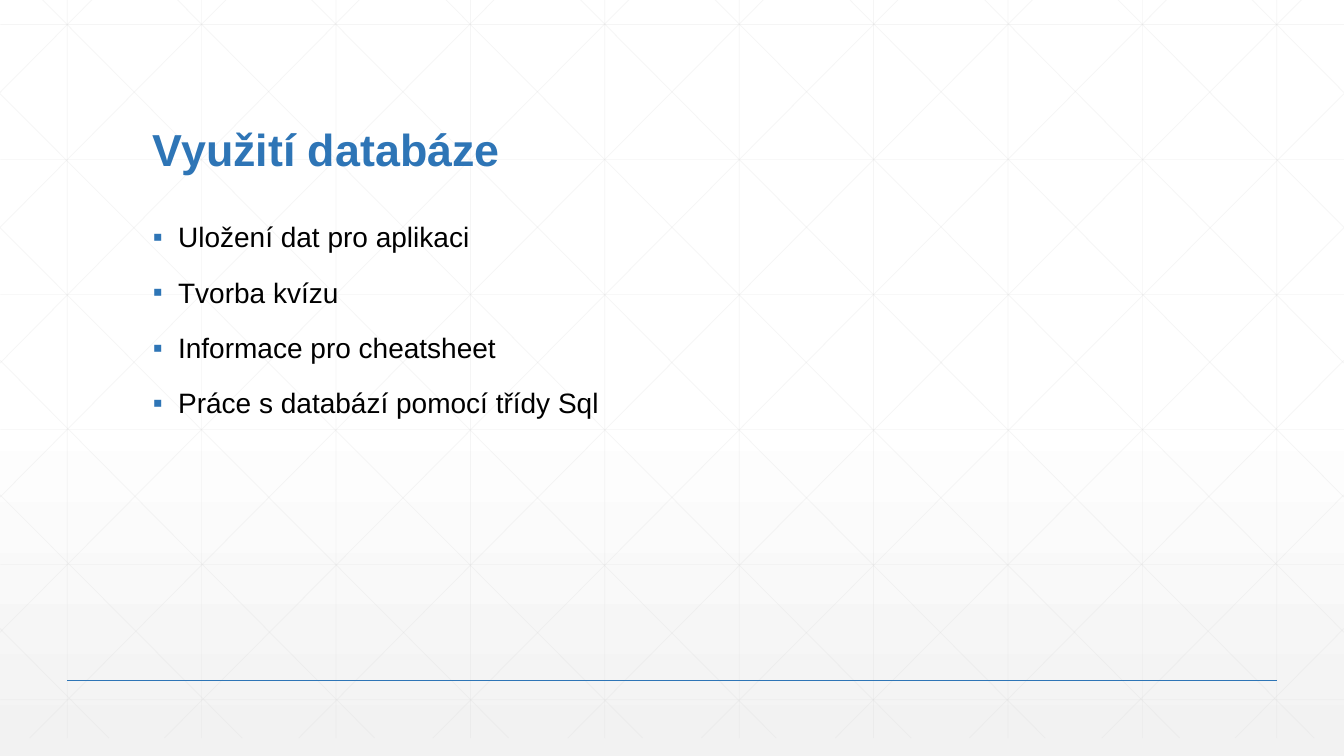
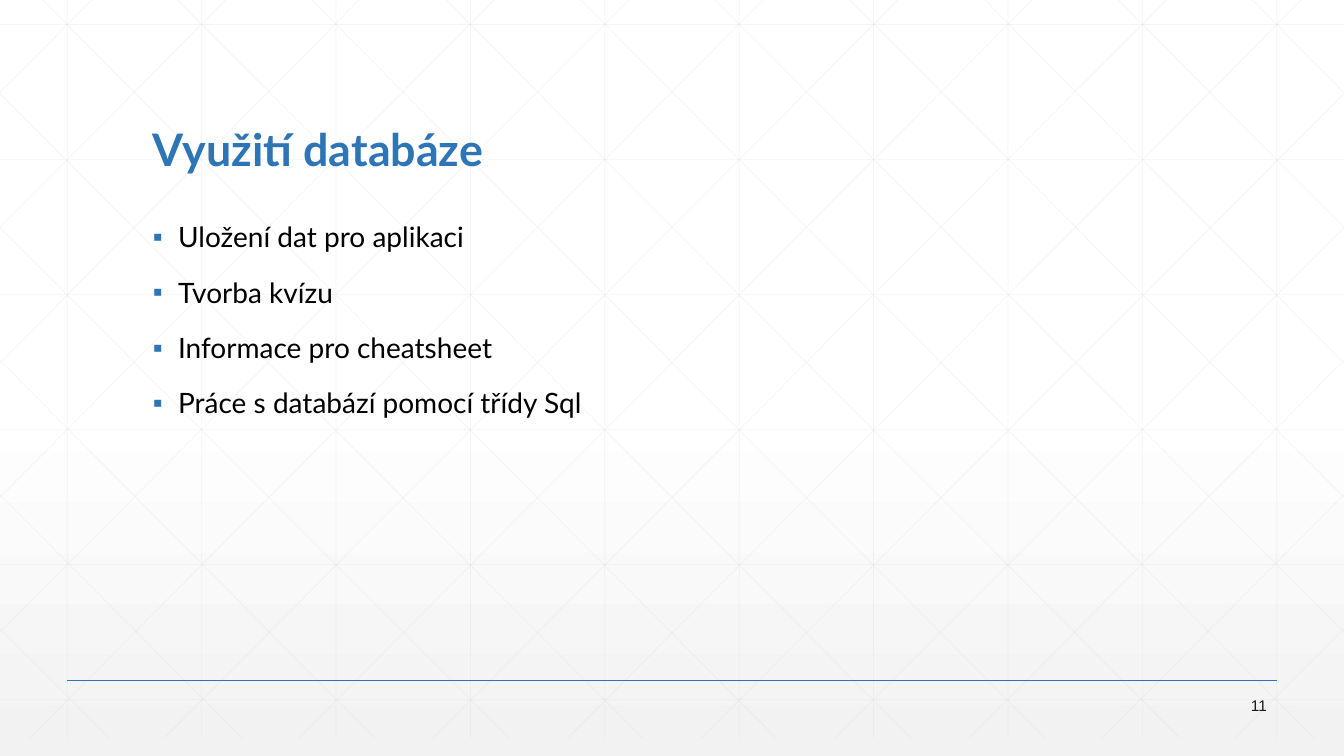
Before and after one commit to MetrKolben/MatKap, a slide deck: slide 11 of MatKap.pptx. Drawn at 1344x756 pixels with LibreOffice and Linux fonts; fonts in the diff are those of the drawing. Boxes give left, top, right and bottom in pixels: in the first picture for what was removed or moved away, otherwise in the second. Text is boxed around its words. In the diff, an @@ line names an element or a change of style, - is before the commit and + after.

```diff
--- a/MatKap.pptx
+++ b/MatKap.pptx
@@ title "Využití databáze" at (153, 132, 484, 174): font Arial to Lato @@
@@ text "Uložení dat pro aplikaci" at (178, 226, 581, 418): font Arial to Lato @@
@@ page number added at (1251, 700, 1267, 711), 11 pt, text #1A1A1A @@
+11
```
Also in this commit, not shown: 18 other slides changed.
